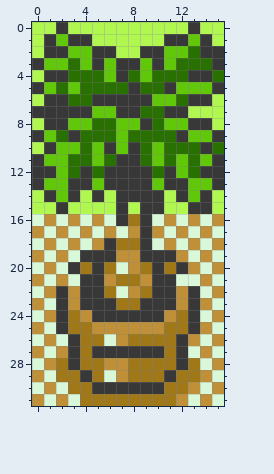
A pixel-art sprite gets an edit: android/assets/tiles/buildings/plant1.png. Above: the version before the commit.
The file is 16x32 pixels.
Now the later version:
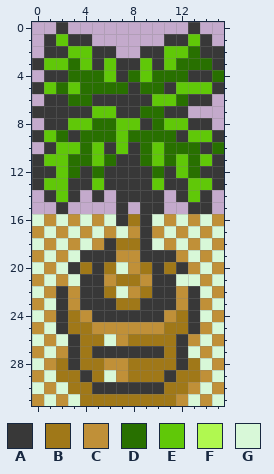
Palette (. is transparent): A #383838  B #a07818  C #c09038  D #287000  E #60c808  F #b0f850  G #d8f8d8
Edits made:
y 0: x 0..1 FF -> ..; x 3..12 FFFFFFFFFF -> ..........; x 14..15 FF -> ..
y 1: x 0 F -> .; x 5..10 FFFFFF -> ......; x 15 F -> .
y 2: x 0 F -> .; x 7..8 FF -> ..
y 4: x 0 F -> .
y 6: x 0 F -> .; x 15 F -> .
y 7: x 13..15 FFF -> ...
y 8: x 0 F -> .; x 15 F -> .
y 10: x 0 F -> .
y 14: x 0 F -> .; x 4 F -> .; x 6 F -> .; x 11 F -> .; x 15 F -> .
y 15: x 0..1 FF -> ..; x 3..6 FFFF -> ....; x 8 F -> .; x 11..12 FF -> ..; x 15 F -> .
Changed places in both pictures, as pixel boxes (x1, y1, x2, y2):
erased: (32, 22, 224, 214)
